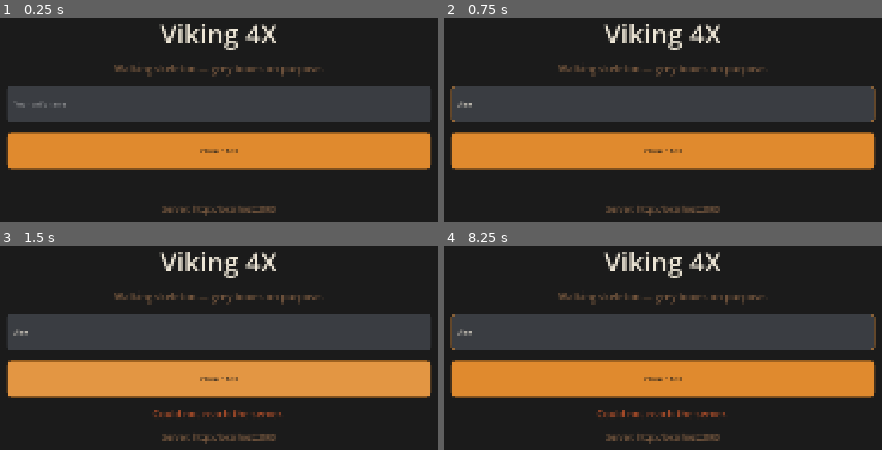
Above: before the commit, frames 1-4 (two rows, left to right).
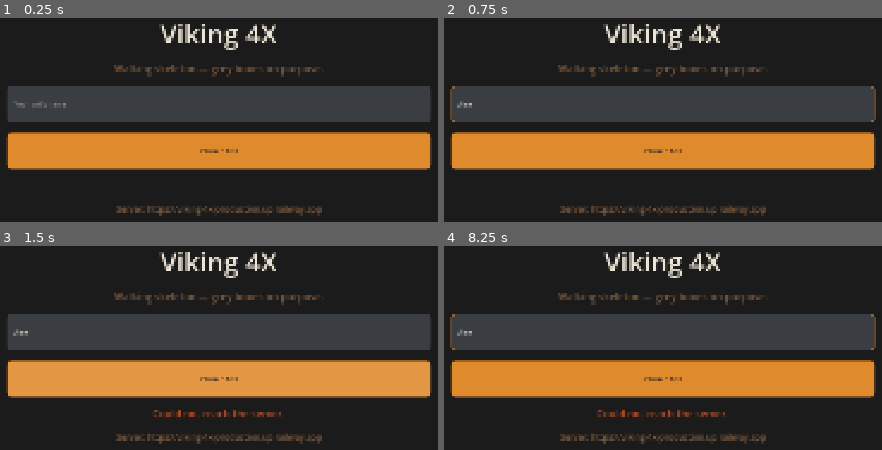
Above: after the commit, the same moments.

Repository: Svartur88/viking-4x
Game: Godot game, scene res://scenes/root.tscn
The game is run twice, just before and just after one commit, with the same random seed, the same clock (stepped at 60 frames per second) and the same inputs.
Inputs (mouse positions are in pixels of both pictures, inside the frame that each line leads up to):
- Up to frame 1 (0.25 s): no input
- Up to frame 2 (0.75 s): click (663, 103) at 0.52 s; type "Alex" at 0.6 s
- Up to frame 3 (1.5 s): click "Claim a hall" at 1.25 s
- Up to frame 4 (8.25 s): click "Claim a hall" at 2 s; click "Claim a hall" at 2.75 s; tap Enter at 3.5, 5, 6.5 s; move the mouse to (763, 303) at 3.52 s; tap 1 at 3.6, 8.1 s; click (763, 303) at 3.67 s; tap Space at 4.25, 5.75, 7.25 s; drag from (571, 382) to (outside the picture) at 4.27 s; move the mouse to (outside the picture) at 5.02 s; tap 3 at 5.1 s; click (outside the picture) at 5.17 s; drag from (outside the picture) to (outside the picture) at 5.77 s; move the mouse to (outside the picture) at 6.52 s; tap 2 at 6.6 s; click (outside the picture) at 6.67 s; drag from (outside the picture) to (outside the picture) at 7.27 s; move the mouse to (684, 343) at 8.02 s; click (684, 343) at 8.17 s

The runs differ from the first frame. In frame 1, 1.0% of the frame differs, in the area x 26-74%, y 92-98%; in frame 2, 1.0%; in frame 3, 1.0%; in frame 4, 1.0%.

Commit message:
Home production: resources accrue, costs are priced server-side
P3.E01, economy.md rules 2 and 3, pulled forward so the game has a loop.

Production is lazy: nothing ticks. The hall carries resources_at and every read or spend settles the hours since. Storage caps production (rule 3); a hall already over cap holds rather than being clawed back. Three things that would otherwise be quietly wrong: production settles before an upgrade's affordability check, so grain earned while away is spendable; it settles again before a producer's level rises, so an overnight timer's hours are paid at the old rate instead of gifted at the new one; and the cost curve is priced into /v1/hall as next_cost rather than mirrored in GDScript, because two copies of a balance curve drift the moment balance-v1.csv lands.

The tests found a dead end in the design, not just the code: nothing produced stone or iron, so once the starter stock was spent no upgrade was ever affordable again. The starter hall now has all five buildings; Quarry and Iron pit render as fallback boxes until their art exists.

Also fixes the upgrade sheet, which had been opening at zero height since the art rewrite - the bottom-wide preset sized it while it was still empty, so every tap opened an invisible panel. And bumps the engine to Godot 4.7.2, which rewrites every .import file with its two new compression fields and generates the missing ones under art/samples.

Rates and timers are placeholders on a compressed clock, not live-game numbers.

Co-Authored-By: Claude Opus 5 <noreply@anthropic.com>
Claude-Session: https://claude.ai/code/session_01JeYQ97u19pbjLjv4gSqp27

Diff:
--- a/apps/mobile/autoload/config.gd
+++ b/apps/mobile/autoload/config.gd
@@ -4,7 +4,9 @@
 ## and it is short-lived by policy (auth/jwt.ts).
 
 const PATH := "user://config.json"
-const DEFAULT_BASE_URL := "http://localhost:3000"
+# Staging (P2.O01). The client ships pointing at the live server so a fresh install just plays;
+# Settings, or --api=, overrides it for local work.
+const DEFAULT_BASE_URL := "https://viking-4x-production.up.railway.app"
 
 var base_url: String = DEFAULT_BASE_URL
 var device_id: String = ""
--- a/apps/mobile/autoload/session.gd
+++ b/apps/mobile/autoload/session.gd
@@ -10,6 +10,9 @@
 var hall: Dictionary = {}        ## row from halls: id, x, y, grain, timber, stone, iron
 var buildings: Array = []        ## [{id, kind, slot, level}]
 var timers: Array = []           ## pending timers for this hall
+var per_hour: Dictionary = {}    ## grain/timber/stone/iron produced per hour, from the server
+var storage_cap: float = 0.0     ## per resource; production stops here (economy.md rule 3)
+var resources_read_at: float = 0.0  ## unix seconds when the counts above were true
 
 
 func signed_in() -> bool:
@@ -57,10 +60,36 @@
 	hall = r.data.get("hall", {})
 	buildings = r.data.get("buildings", [])
 	timers = r.data.get("timers", [])
+	var prod: Variant = r.data.get("production", {})
+	if typeof(prod) == TYPE_DICTIONARY:
+		per_hour = (prod as Dictionary).get("per_hour", {})
+		storage_cap = float((prod as Dictionary).get("cap", 0.0))
+	# The server settled production the instant it answered, so this is the moment the counts
+	# below are true of. The header counts on from here rather than waiting for the next read.
+	resources_read_at = Time.get_unix_time_from_system()
 	if player.is_empty():
 		player = {"id": hall.get("player_id", ""), "x": hall.get("x", 0), "y": hall.get("y", 0)}
 	hall_changed.emit()
 	return ""
+
+
+## What a resource stands at right now, counting on from the last server read at the standing
+## rate. The server is still the truth — this only keeps the header alive between reads, and it
+## stops at the cap for the same reason the server does.
+func resource_now(res: String) -> float:
+	var banked := float(hall.get(res, 0.0))
+	var rate := float(per_hour.get(res, 0.0))
+	if rate <= 0.0 or resources_read_at <= 0.0:
+		return banked
+	var elapsed: float = maxf(0.0, Time.get_unix_time_from_system() - resources_read_at)
+	var grown := banked + rate * elapsed / 3600.0
+	if storage_cap > 0.0 and banked < storage_cap:
+		return minf(grown, storage_cap)
+	return banked if storage_cap > 0.0 else grown
+
+
+func at_storage_cap(res: String) -> bool:
+	return storage_cap > 0.0 and resource_now(res) >= storage_cap
 
 
 func building_by_id(id: String) -> Dictionary:
--- a/apps/mobile/project.godot
+++ b/apps/mobile/project.godot
@@ -1,15 +1,18 @@
 ; Engine configuration file.
-; Godot 4 project for the Viking 4X client.
-; P2.I01 app shell, P2.I02 city view, P2.I03 world map. Grey-box art on purpose:
-; the art direction (OQ-04) is still open, and the skeleton must not wait for it.
+; It's best edited using the editor UI and not directly,
+; since the parameters that go here are not all obvious.
+;
+; Format:
+;   [section] ; section goes between []
+;   param=value ; assign values to parameters
 
 config_version=5
 
 [application]
 
 config/name="Viking 4X"
-config/features=PackedStringArray("4.3", "Mobile")
 run/main_scene="res://scenes/root.tscn"
+config/features=PackedStringArray("4.7", "Mobile")
 
 [autoload]
 
@@ -25,9 +28,9 @@
 window/size/viewport_height=1920
 window/size/window_width_override=540
 window/size/window_height_override=960
-window/handheld/orientation=1
 window/stretch/mode="canvas_items"
 window/stretch/aspect="expand"
+window/handheld/orientation=1
 
 [rendering]
 
--- a/apps/mobile/scripts/city_screen.gd
+++ b/apps/mobile/scripts/city_screen.gd
@@ -34,6 +34,7 @@
 	"barracks": {"at": Vector2(0.50, 0.94), "size": 0.30},
 }
 const SPARE_PLOT := {"at": Vector2(0.50, 0.58), "size": 0.26}
+const RESOURCE_NAMES := {"grain": "Grain", "timber": "Timber", "stone": "Stone", "iron": "Iron"}
 
 var _resources: Label
 var _builders: Label
@@ -69,7 +70,11 @@
 	_sheet = PanelContainer.new()
 	_sheet.add_theme_stylebox_override("panel", Tokens.panel(Tokens.TIMBER, Tokens.FIRE))
 	_sheet.visible = false
-	_sheet.set_anchors_and_offsets_preset(Control.PRESET_BOTTOM_WIDE)
+	# Anchor it to the bottom edge, but do NOT freeze its height here: the preset would size the
+	# sheet to its minimum size *now*, while it is empty, and it would stay nought pixels tall
+	# for the rest of the run — a tap would open a panel with nothing visible in it.
+	_sheet.set_anchors_preset(Control.PRESET_BOTTOM_WIDE, true)
+	_sheet.minimum_size_changed.connect(_fit_sheet)
 	add_child(_sheet)
 
 	Session.hall_changed.connect(_rebuild)
@@ -102,6 +107,7 @@
 
 
 func _process(_delta: float) -> void:
+	_draw_resources()
 	for id: String in _plots:
 		var t: Dictionary = Session.timer_for(id)
 		var label: Label = _plots[id]["timer"]
@@ -123,8 +129,7 @@
 
 func _rebuild() -> void:
 	var hall: Dictionary = Session.hall
-	_resources.text = "Grain %s   Timber %s   Stone %s   Iron %s" % [
-		hall.get("grain", 0), hall.get("timber", 0), hall.get("stone", 0), hall.get("iron", 0)]
+	_draw_resources()
 	_builders.text = "Builders %d/%d   ·   Hall at %d, %d" % [
 		Session.BUILDERS - Session.builders_busy(), Session.BUILDERS,
 		int(hall.get("x", 0)), int(hall.get("y", 0))]
@@ -142,6 +147,36 @@
 
 	for b: Dictionary in ordered:
 		_place(b)
+
+
+## The header, redrawn every frame so the counts visibly climb. A full store says so, because a
+## player who does not notice is quietly earning nothing (economy.md rule 3).
+func _draw_resources() -> void:
+	if Session.hall.is_empty():
+		_resources.text = ""
+		return
+	var parts: PackedStringArray = []
+	for res: String in RESOURCE_NAMES:
+		var amount := Session.resource_now(res)
+		var text := "%s %s" % [RESOURCE_NAMES[res], _thousands(amount)]
+		if Session.at_storage_cap(res):
+			text += " (full)"
+		parts.append(text)
+	_resources.text = "   ".join(parts)
+
+
+## Rates run to thousands within a session, and "17431" is unreadable at a glance.
+func _thousands(value: float) -> String:
+	var n := int(floor(maxf(0.0, value)))
+	var s := str(n)
+	var out := ""
+	var count := 0
+	for i in range(s.length() - 1, -1, -1):
+		out = s[i] + out
+		count += 1
+		if count % 3 == 0 and i > 0:
+			out = "," + out
+	return out
 
 
 func _plot_for(kind: String) -> Dictionary:
@@ -233,10 +268,17 @@
 			count.text = "" if t.is_empty() else "Ready in " + left
 		var act: Button = _sheet.get_meta("action") as Button
 		if act != null:
-			act.disabled = not t.is_empty()
-		return
-
+			# Re-checked every frame: production may make it affordable while the sheet is open.
+			act.disabled = not t.is_empty() or not _can_afford(b)
+		var short: Label = _sheet.get_meta("shortfall") as Label
+		if short != null:
+			short.text = _shortfall_text(b)
+		return
+
+	# Detach before freeing: queue_free() is deferred, so the old rows would still be counted when
+	# the sheet's height is measured a few lines below.
 	for child in _sheet.get_children():
+		_sheet.remove_child(child)
 		child.queue_free()
 	var box := VBoxContainer.new()
 	box.add_theme_constant_override("separation", Tokens.GAP)
@@ -247,12 +289,21 @@
 	var level := int(b.get("level", 1))
 	box.add_child(Tokens.label("Level %d  →  %d" % [level, level + 1], 26, Tokens.BONE))
 
+	var raw_cost: Variant = b.get("next_cost")
+	var cost: Dictionary = raw_cost if typeof(raw_cost) == TYPE_DICTIONARY else {}
+	if not cost.is_empty():
+		box.add_child(Tokens.label(_cost_text(cost), 24, Tokens.TIMBER_LIGHT))
+
 	var countdown := Tokens.label("", 26, Tokens.FIRE)
 	box.add_child(countdown)
 	_sheet.set_meta("countdown", countdown)
 
+	var shortfall := Tokens.label(_shortfall_text(b), 24, Tokens.EMBER)
+	box.add_child(shortfall)
+	_sheet.set_meta("shortfall", shortfall)
+
 	var action := Tokens.button("Upgrade")
-	action.disabled = not t.is_empty()
+	action.disabled = not t.is_empty() or not _can_afford(b)
 	action.pressed.connect(_on_upgrade)
 	box.add_child(action)
 	_sheet.set_meta("action", action)
@@ -262,6 +313,59 @@
 		_sheet.visible = false
 		_sheet_building_id = "")
 	box.add_child(close)
+
+	_fit_sheet()
+
+
+## Height the sheet to whatever it now contains. Called on every rebuild and again whenever a
+## child reports a new minimum size, since fonts and buttons settle a frame later.
+func _fit_sheet() -> void:
+	var wanted: float = _sheet.get_combined_minimum_size().y
+	_sheet.offset_left = 0.0
+	_sheet.offset_right = 0.0
+	_sheet.offset_top = -wanted
+	_sheet.offset_bottom = 0.0
+
+
+func _cost_text(cost: Dictionary) -> String:
+	var parts: PackedStringArray = []
+	for res: String in RESOURCE_NAMES:
+		var amount := float(cost.get(res, 0))
+		if amount > 0.0:
+			parts.append("%s %s" % [RESOURCE_NAMES[res], _thousands(amount)])
+	return "Costs " + "   ".join(parts)
+
+
+func _can_afford(b: Dictionary) -> bool:
+	var cost: Variant = b.get("next_cost")
+	if typeof(cost) != TYPE_DICTIONARY:
+		return false
+	for res: String in RESOURCE_NAMES:
+		if Session.resource_now(res) < float((cost as Dictionary).get(res, 0)):
+			return false
+	return true
+
+
+## Name what is missing and roughly how long the builders' own production needs to cover it, so a
+## blocked upgrade is a wait with a length rather than a dead button.
+func _shortfall_text(b: Dictionary) -> String:
+	var cost: Variant = b.get("next_cost")
+	if typeof(cost) != TYPE_DICTIONARY or _can_afford(b):
+		return ""
+	var worst := 0.0
+	var missing: PackedStringArray = []
+	for res: String in RESOURCE_NAMES:
+		var short: float = float((cost as Dictionary).get(res, 0)) - Session.resource_now(res)
+		if short <= 0.0:
+			continue
+		missing.append(RESOURCE_NAMES[res])
+		var rate := float(Session.per_hour.get(res, 0.0))
+		worst = maxf(worst, 1e9 if rate <= 0.0 else short * 3600.0 / rate)
+	if missing.is_empty():
+		return ""
+	if worst >= 1e8:
+		return "Short of " + ", ".join(missing) + " — nothing is producing it."
+	return "Short of " + ", ".join(missing) + " — about %s away." % _countdown(worst)
 
 
 func _on_upgrade() -> void:
@@ -275,4 +379,13 @@
 			action.disabled = false
 		return
 	_refresh_sheet(true)
-	notify.emit("The builders are at work.")
+	# Say what is actually true: one builder working reads wrong as "the builders".
+	var busy := Session.builders_busy()
+	var free := Session.BUILDERS - busy
+	var working := "A builder is at work" if busy == 1 else "%d builders are at work" % busy
+	if free <= 0:
+		notify.emit(working + " — none left idle.")
+	elif free == 1:
+		notify.emit(working + " — one builder still idle.")
+	else:
+		notify.emit(working + " — %d builders still idle." % free)
Not shown, changed: apps/mobile/art/buildings/farm_1.png.import
Not shown, changed: apps/mobile/art/buildings/farm_2.png.import
Not shown, changed: apps/mobile/art/buildings/farm_3.png.import
Not shown, changed: apps/mobile/art/buildings/longhouse_1.png.import
Not shown, changed: apps/mobile/art/buildings/longhouse_2.png.import
Not shown, changed: apps/mobile/art/buildings/longhouse_3.png.import
Not shown, changed: apps/mobile/art/buildings/timber_camp_2.png.import
Not shown, changed: apps/mobile/art/buildings/timber_camp_3.png.import
Not shown, changed: apps/mobile/art/markers/camp_1.png.import
Not shown, changed: apps/mobile/art/markers/hall_1.png.import
Not shown, changed: apps/mobile/art/markers/hall_2.png.import
Not shown, changed: apps/mobile/art/markers/hall_3.png.import
(and 29 more such lines)
